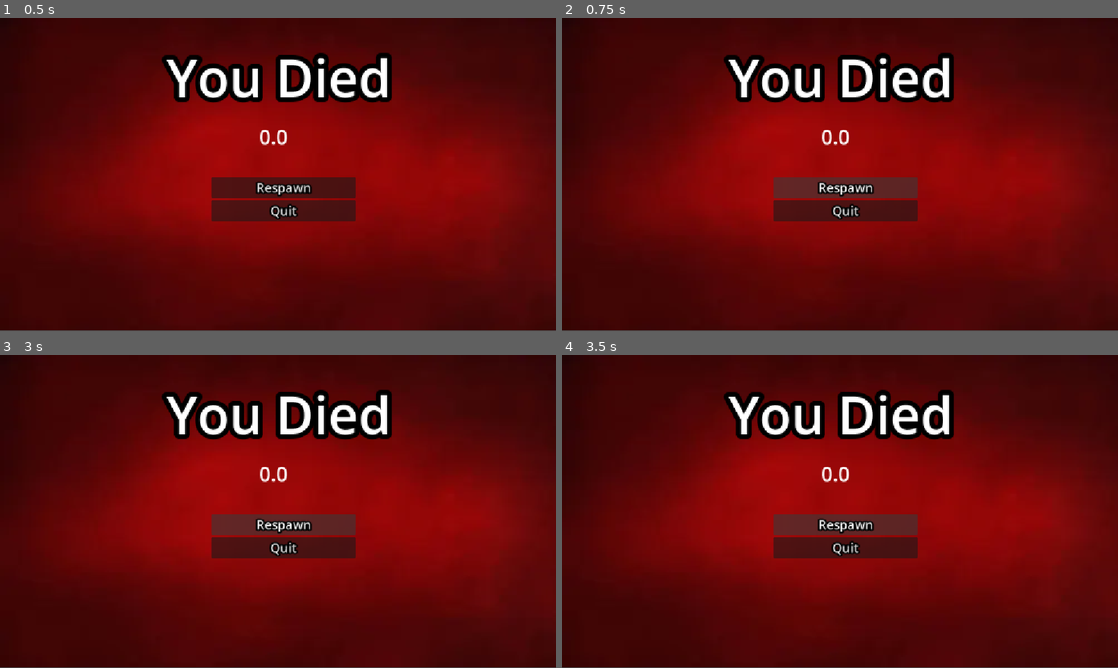
Above: before the commit, frames 1-4 (two rows, left to right).
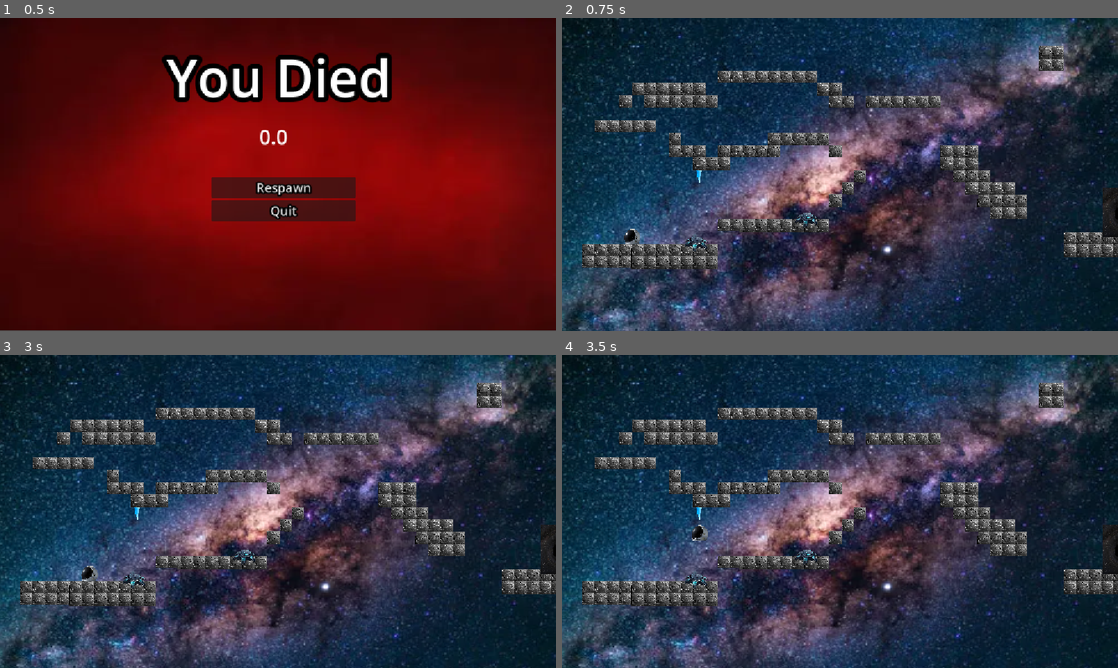
Above: after the commit, the same moments.

Repository: Wolferan/Haven-Game
Game: Godot game, scene res://death_screen.tscn
Two runs of this game, one before a commit and one after it. Both use one fixed random seed, a clock stepped at 60 frames per second and the inputs below. This scene is started directly instead of the project's main scene.
Inputs (mouse positions are in pixels of both pictures, inside the frame that each line leads up to):
- Up to frame 1 (0.5 s): no input
- Up to frame 2 (0.75 s): click "Respawn" at 0.5 s
- Up to frame 3 (3 s): click (283, 524) at 1.25 s, where only the run before the commit has a clickable "Respawn"; click (283, 524) at 2 s, where only the run before the commit has a clickable "Respawn"; tap Enter at 2.75 s; hold D (right) from 2.78 s (still down)
- Up to frame 4 (3.5 s): keep holding D (right); tap Space (jump) at 3.02 s

Frame 1 is identical in both runs. In frame 2, 100% of the frame differs, in the area x 0-100%, y 0-100%; in frame 3, 100%; in frame 4, 100%.
Error before the commit: Parse Error: Function "Timer()" not found in base self. (res://death_screen.gd:8)
Error after the commit: Invalid access to property or key 'minigames_done' on a base object of type 'Node (global.gd)'. (res://death_screen.gd:8)

Commit message:
test

Diff:
--- a/death_screen.gd
+++ b/death_screen.gd
@@ -5,8 +5,6 @@
 var time
 
 func _ready() -> void:
-	await Timer(5.0) # using the function created
-
 	if Global.minigames_done < 3: # if you havent completed 3 minigames yet
 		Global.minigames_done = Global.minigames_done +1
 		get_tree().change_scene_to_file("res://scenes/minigame_" + str(Global.minigames_done) + ".tscn") # changes your scene by arranging this frankenstein path.
--- a/player.gd
+++ b/player.gd
@@ -3,6 +3,8 @@
 const SPEED = 200.0
 const JUMP_VELOCITY = -400.0
 
+func _ready() -> void:
+	add_to_group("player")
 
 func _physics_process(delta: float) -> void:
 	# Add the gravity.
